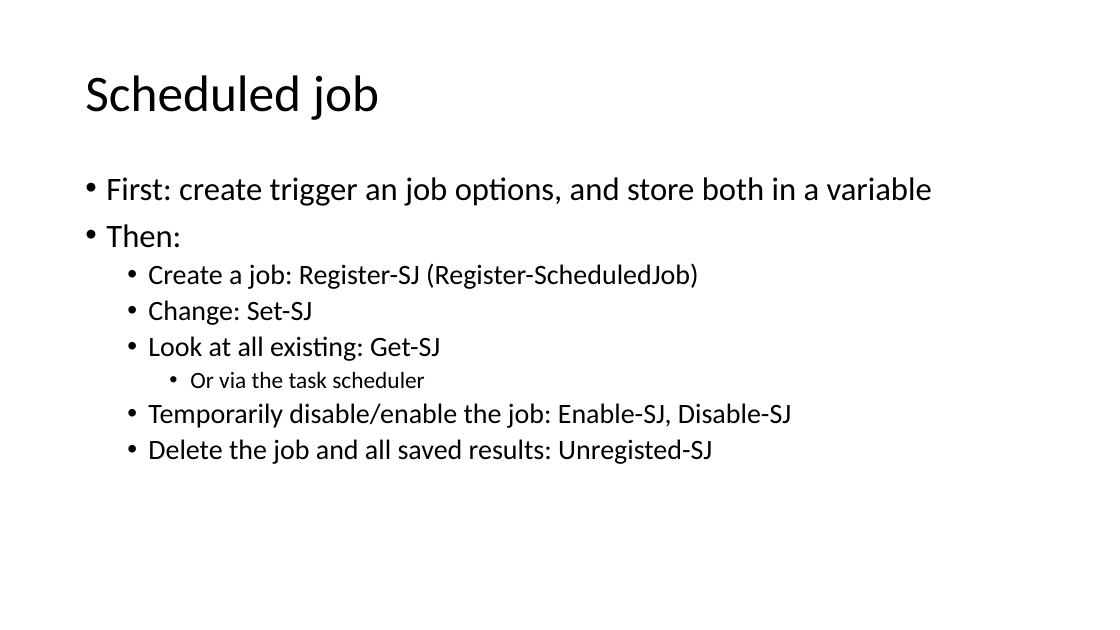
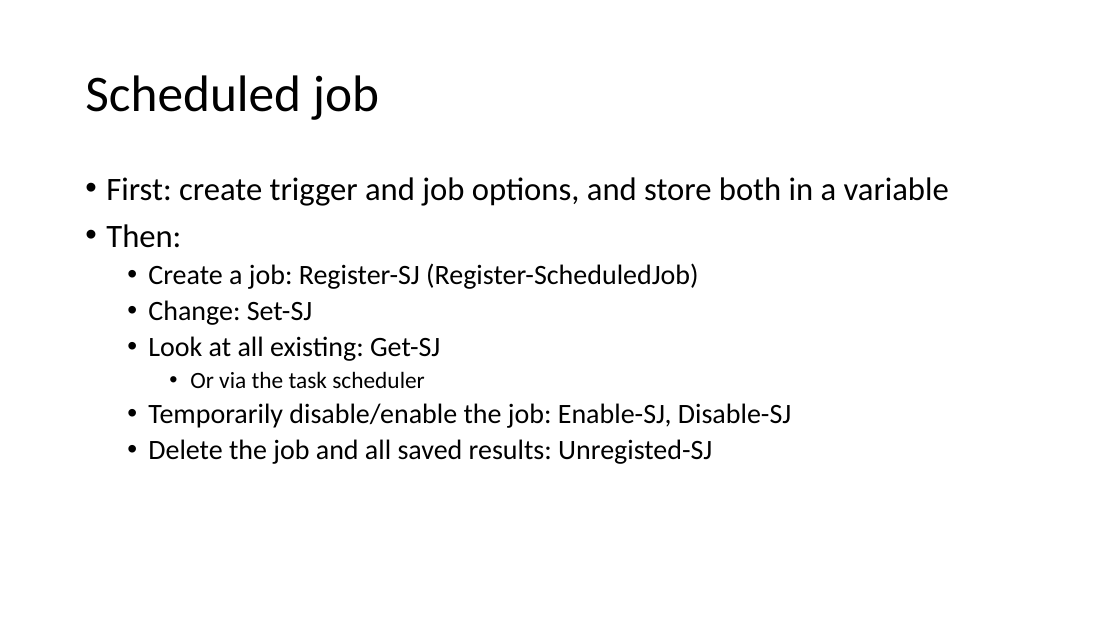
Before and after one commit to mjochen/PS-Technologies, a slide deck: slide 26 of Jobs_and_scheduling/Jobs and scheduling.pptx. Drawn at 1120x630 pixels with LibreOffice and Linux fonts; fonts in the diff are those of the drawing. Boxes give left, top, right and bottom in pixels: in the first picture for what was removed or moved away, otherwise in the second. Text is boxed around its words. In the diff, an @@ line names an element or a change of style, - is before the commit and + after.

```diff
--- a/Jobs_and_scheduling/Jobs and scheduling.pptx
+++ b/Jobs_and_scheduling/Jobs and scheduling.pptx
@@ text at [106,177,949,206]: text changed @@
-• First: create trigger an job options, and store both in a variable
+• First: create trigger and job options, and store both in a variable
```
Also in this commit, not shown: 2 other files.
